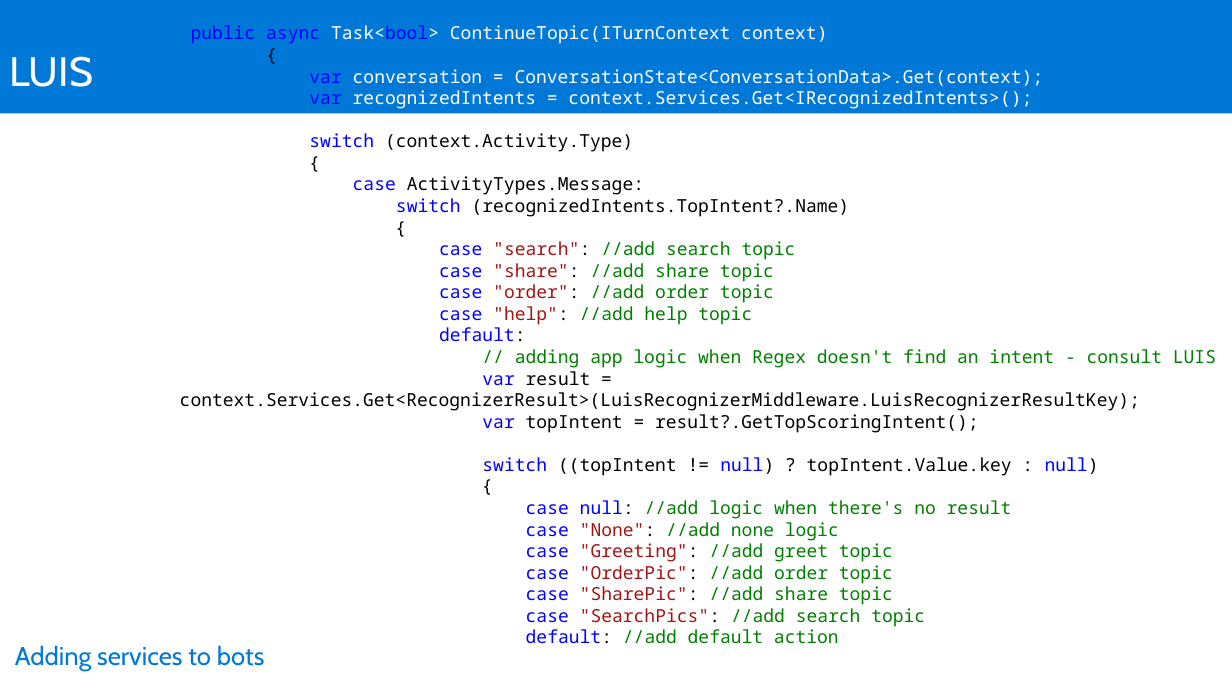
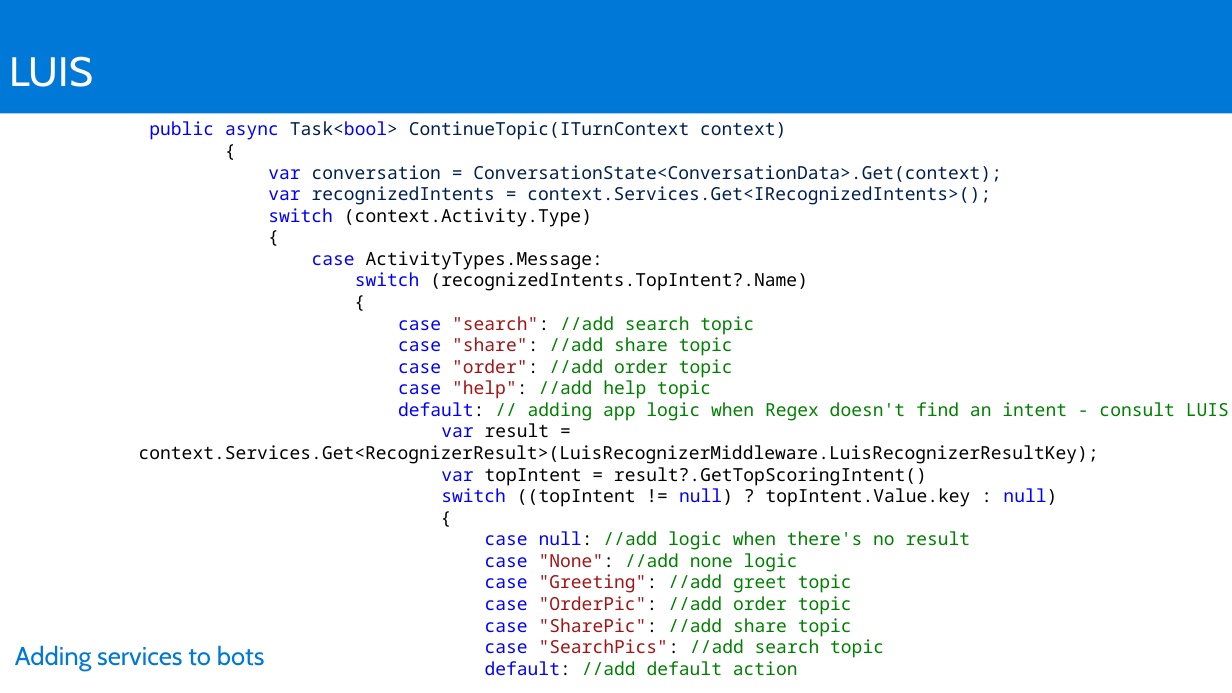
Before and after one commit to joeax/LearnAI-DesigningandArchitectingIntelligentAgents, a slide deck: slide 17 of 05-cognitive_services/resources/slides/IntelligentAgent_05_CognitiveServices_Instructor.pptx. Drawn at 1232x693 pixels with LibreOffice and Linux fonts; fonts in the diff are those of the drawing; background and template pictures are left out. Boxes give left, top, right and bottom in pixels: in the first picture for what was removed or moved away, otherwise in the second. Text is boxed around its words. In the diff, an @@ line names an element or a change of style, - is before the commit and + after.

```diff
--- a/05-cognitive_services/resources/slides/IntelligentAgent_05_CognitiveServices_Instructor.pptx
+++ b/05-cognitive_services/resources/slides/IntelligentAgent_05_CognitiveServices_Instructor.pptx
@@ text "public async Task<bool> ContinueTopic(ITurnContext context)": place and size @@
-text "public async Task<bool> ContinueTopic(ITurnContext context)" at (180, 25, 1216, 644)
+text "public async Task<bool> ContinueTopic(ITurnContext context)" at (139, 121, 1229, 676)
@@ text at (149, 121, 1002, 205): text colour #FFFFFF to #002050 in "Task<bool> ContinueTopic(ITurnContext context)", "conversation = ConversationState<ConversationData>.Get(conte ...", "recognizedIntents = context.Services.Get<IRecognizedIntents> ..." @@
@@ text at (398, 402, 1229, 421): text changed @@
-default:
-// adding app logic when Regex doesn't find an intent - consult LUIS
+default: // adding app logic when Regex doesn't find an intent - consult LUIS
@@ text at (441, 467, 927, 486): text changed @@
-var topIntent = result?.GetTopScoringIntent();
+var topIntent = result?.GetTopScoringIntent()
```
